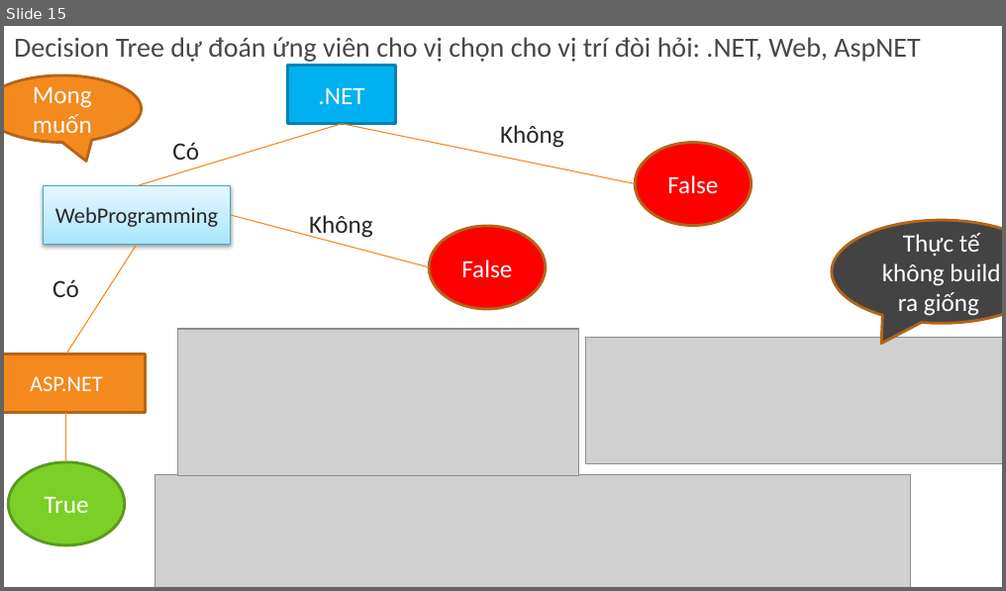
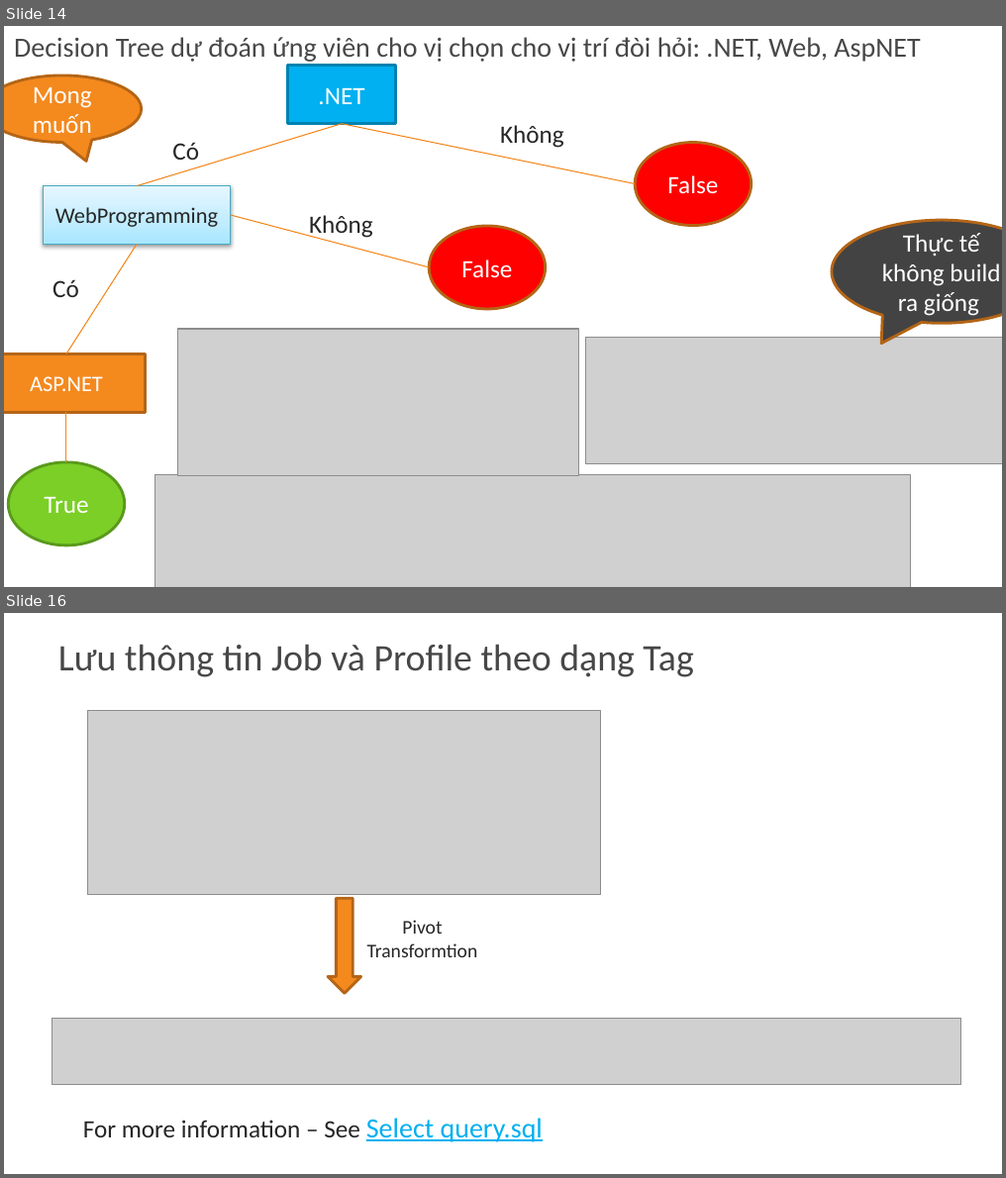
Before and after one commit to khanhduy94/jobzoom, a slide deck: Documents/JobZoom.pptx. Shown one above the other, each under a label of ours: slide 15 before the commit, slides 14 and 16 after it; the slides between them are not shown. The pictures are 1006x591 and 1006x1178 pixels, drawn with LibreOffice and Linux fonts; fonts in the diff are those of the drawing; grey boxes stand for pictures; background and template pictures are left out. Boxes give left, top, right and bottom in pixels: in the first picture for what was removed or moved away, otherwise in the second. Text is boxed around its words. In the diff, an @@ line names an element or a change of style, - is before the commit and + after.

```diff
--- a/Documents/JobZoom.pptx
+++ b/Documents/JobZoom.pptx
@@ slide 16 added at [4,613,1002,1174], background picture (left out) @@
@@ title added at [58,644,693,677], 27 pt, text #474747 @@
+Lưu thông tin Job và Profile theo dạng Tag
@@ picture added at [88,711,601,894] @@
@@ down arrow added at [328,898,360,993], fill #F4891E, outline #B56516 2 pt @@
@@ text added at [367,920,478,958], 14 pt, text #262626 @@
+Pivot Transformtion
@@ picture added at [52,1018,961,1085] @@
@@ text added at [83,1118,543,1143], 18 pt, text #262626 @@
+  For more information – See Select query.sql
@@ what was slide 15 is now slide 14 @@
```
Also in this commit, not shown: 1 slide changed, 1 other slide added, 1 slide removed, 2 other files.
